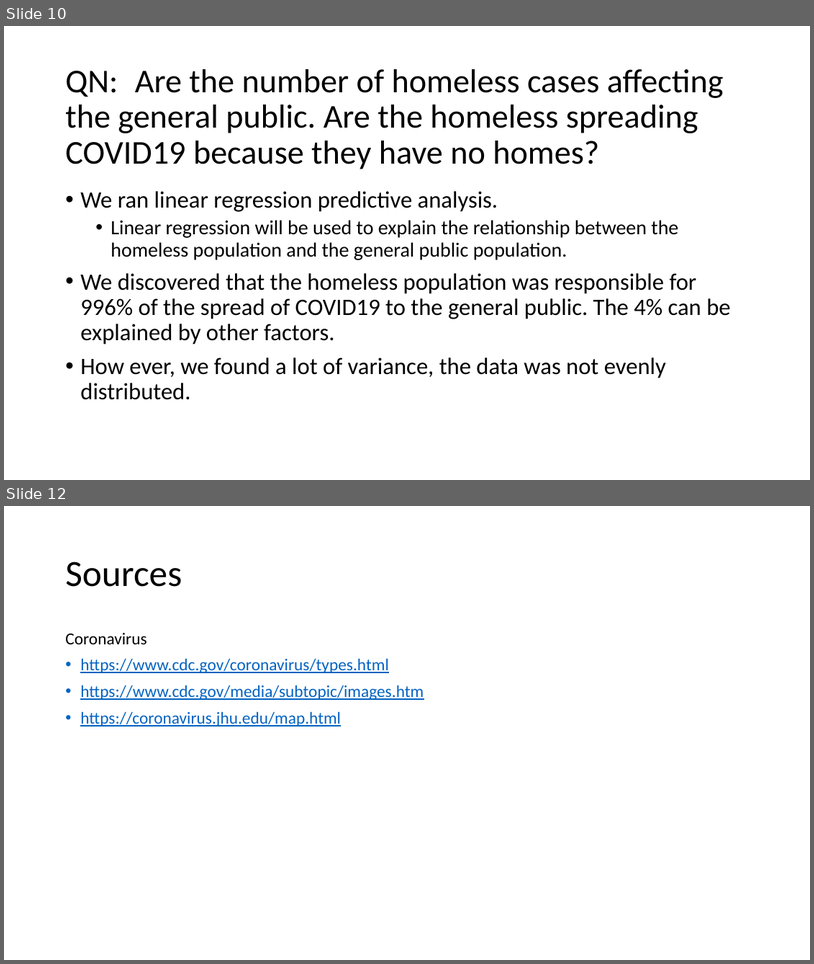
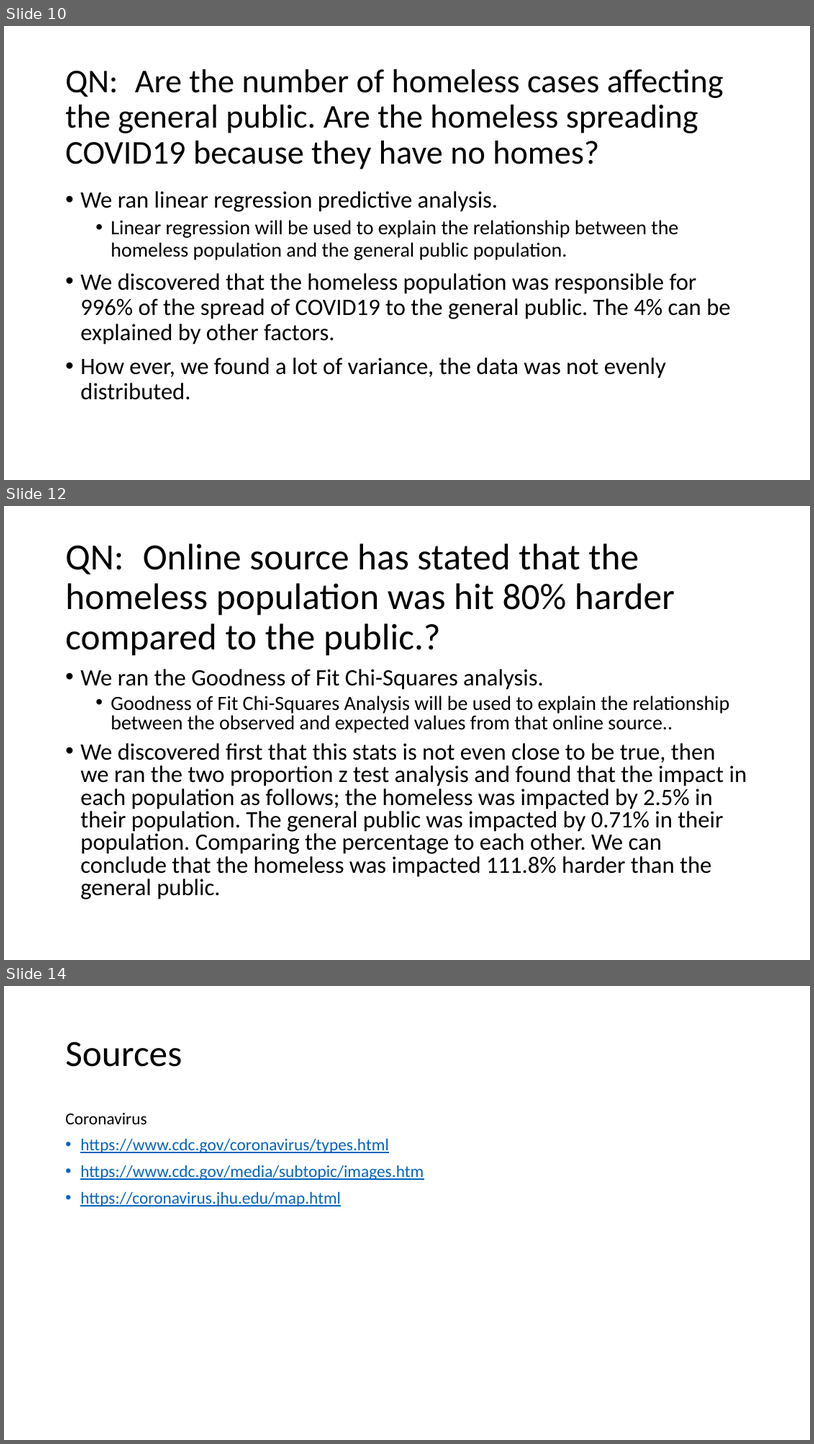
Before and after one commit to engmarkrezk/DFT_FinalProject, a slide deck: RecoverdDFTppt.pptx. Shown one above the other, each under a label of ours: slides 10 and 12 before the commit, slides 10, 12 and 14 after it; the slides between them are not shown. The pictures are 814x964 and 814x1444 pixels, drawn with LibreOffice and Linux fonts; fonts in the diff are those of the drawing. Boxes give left, top, right and bottom in pixels: in the first picture for what was removed or moved away, otherwise in the second. Text is boxed around its words. In the diff, an @@ line names an element or a change of style, - is before the commit and + after.

```diff
--- a/RecoverdDFTppt.pptx
+++ b/RecoverdDFTppt.pptx
@@ slide 12 added at [4, 506, 810, 960], background #FFFFFF @@
@@ title added at [65, 543, 675, 656], 44 pt, text #000000 @@
+QN: Online source has stated that the homeless population was hit 80% harder compared to the public.?
@@ text added at [80, 669, 748, 899], 28 pt, text #000000 @@
+• We ran the Goodness of Fit Chi-Squares analysis.
+  • Goodness of Fit Chi-Squares Analysis will be used to explain the relationship between the observed and expected values from that online source..
+• We discovered first that this stats is not even close to be true, then we ran the two proportion z test analysis and found that the impact in each population as follows; the homeless was impacted by 2.5% in their population. The general public was impacted by 0.71% in their population. Comparing the percentage to each other. We can conclude that the homeless was impacted 111.8% harder than the general public.
@@ what was slide 12 is now slide 14 @@
```
Also in this commit, not shown: 1 other slide added.
